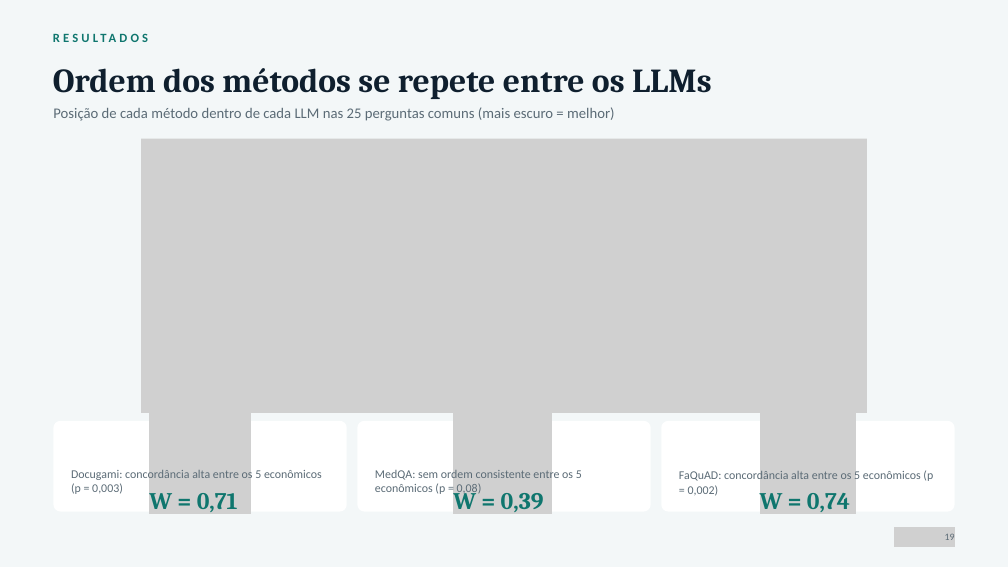
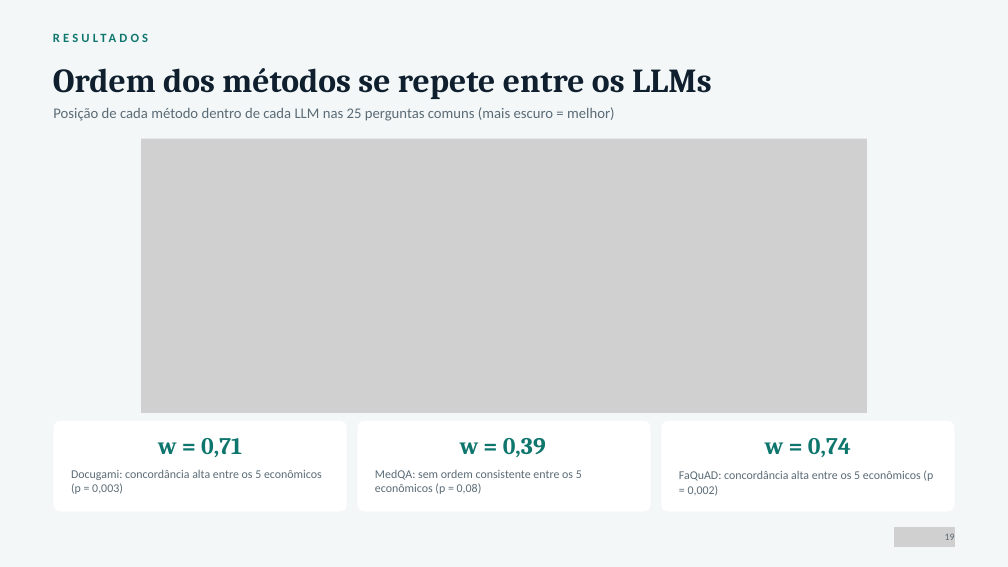
Before and after one commit to RyanMazzeu/TCC, a slide deck: slide 31 of Slide de Apresentação/Slide TCC .pptx. Drawn at 1008x567 pixels with LibreOffice and Linux fonts; fonts in the diff are those of the drawing; grey boxes stand for pictures. Boxes give left, top, right and bottom in pixels: in the first picture for what was removed or moved away, otherwise in the second. Text is boxed around its words. In the diff, an @@ line names an element or a change of style, - is before the commit and + after.

```diff
--- a/Slide de Apresentação/Slide TCC .pptx
+++ b/Slide de Apresentação/Slide TCC .pptx
@@ picture removed at (x1=150, y1=377, x2=251, y2=515) @@
@@ picture removed at (x1=453, y1=377, x2=552, y2=515) @@
@@ picture removed at (x1=760, y1=377, x2=856, y2=515) @@
@@ vertical alignment bottom to top in 3 elements at (x1=765, y1=438, x2=851, y2=457), (x1=460, y1=438, x2=546, y2=457), (x1=158, y1=438, x2=242, y2=457) @@
@@ text at (x1=158, y1=438, x2=242, y2=457): text changed @@
-W = 0,71
+w = 0,71
@@ text at (x1=460, y1=438, x2=546, y2=457): text changed @@
-W = 0,39
+w = 0,39
@@ text at (x1=765, y1=438, x2=851, y2=457): text changed @@
-W = 0,74
+w = 0,74
```
Also in this commit, not shown: 12 other slides changed, 1 other file.
